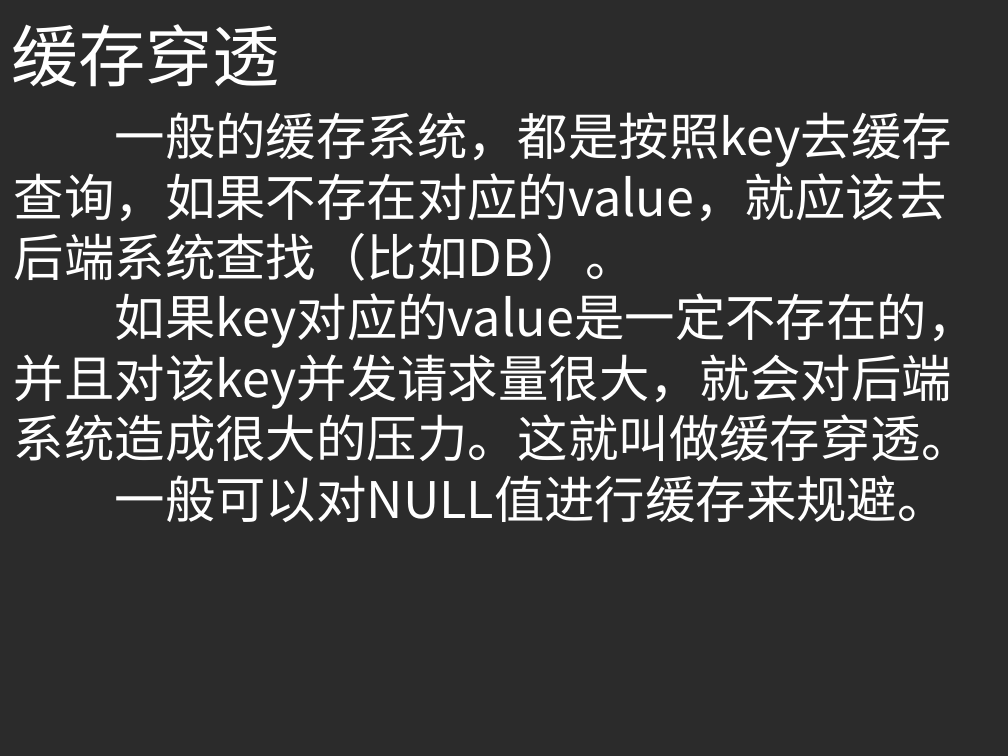
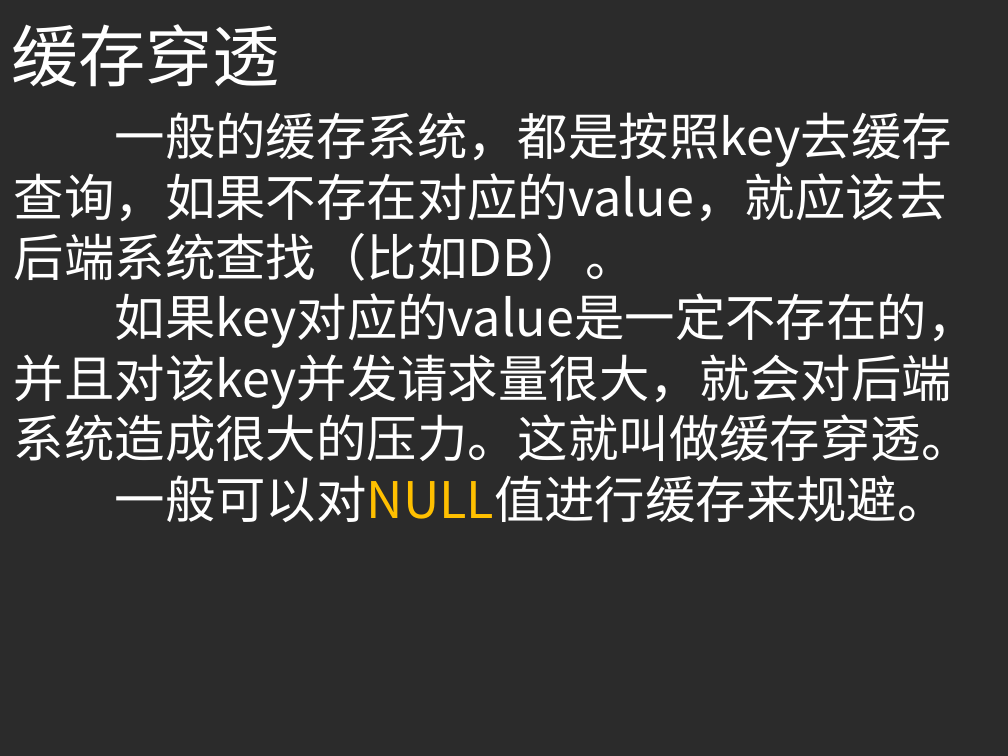
Before and after one commit to yellowb/redis-application-sharing, a slide deck: slide 35 of doc/SD_EP01_Redis_Adv_Application.pptx. Drawn at 1008x756 pixels with LibreOffice and Linux fonts; fonts in the diff are those of the drawing; background and template pictures are left out; a plain dark background stands for a picture behind light text. Boxes give left, top, right and bottom in pixels: in the first picture for what was removed or moved away, otherwise in the second. Text is boxed around its words. In the diff, an @@ line names an element or a change of style, - is before the commit and + after.

```diff
--- a/doc/SD_EP01_Redis_Adv_Application.pptx
+++ b/doc/SD_EP01_Redis_Adv_Application.pptx
@@ text at box(115, 475, 948, 522): text colour #FFFFFF to #FFC000 in "一般可以对NULL值进行缓存来规避。" @@
```
Also in this commit, not shown: 1 other slide changed.
